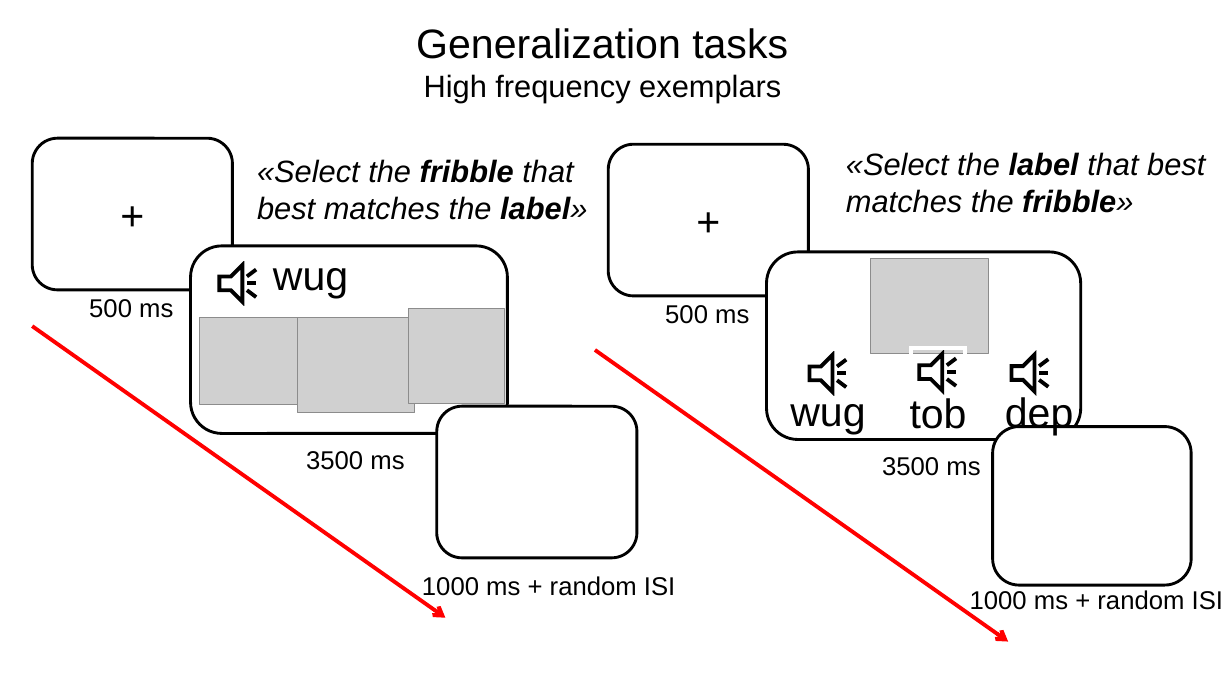
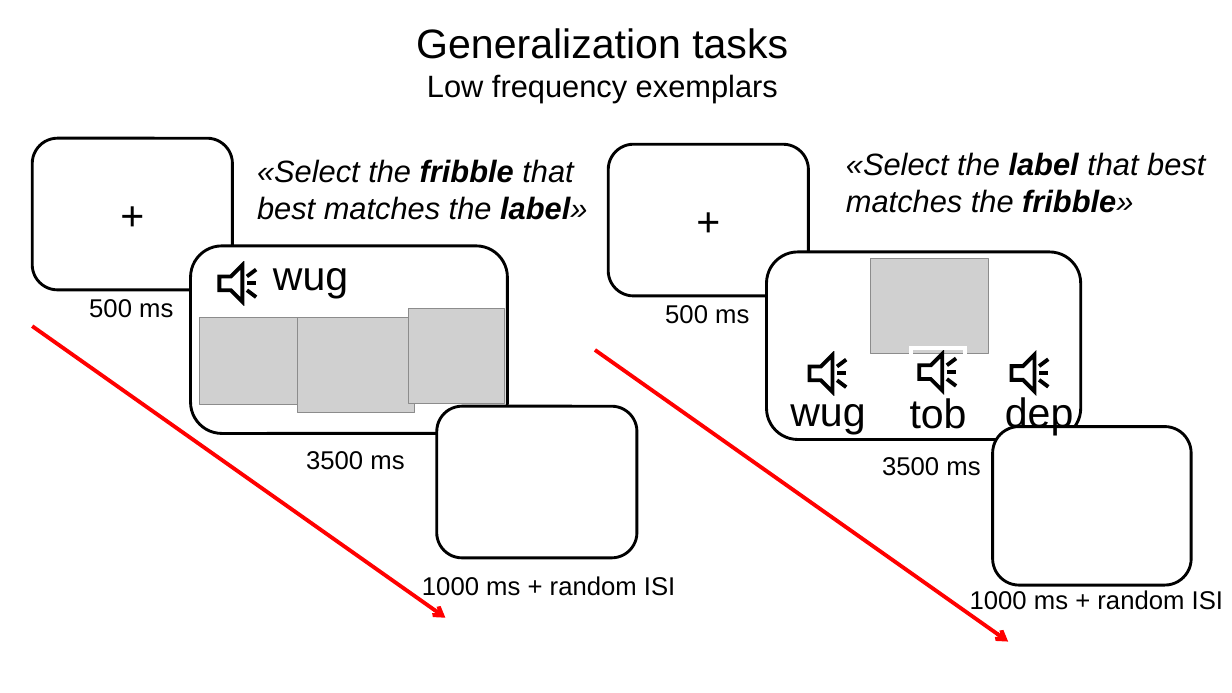
Before and after one commit to n400peanuts/leverhulmeNDL, a slide deck: slide 2 of exp1/script/testing/timelineTesting.pptx. Drawn at 1232x693 pixels with LibreOffice and Linux fonts; fonts in the diff are those of the drawing; grey boxes stand for pictures. Boxes give left, top, right and bottom in pixels: in the first picture for what was removed or moved away, otherwise in the second. Text is boxed around its words. In the diff, an @@ line names an element or a change of style, - is before the commit and + after.

```diff
--- a/exp1/script/testing/timelineTesting.pptx
+++ b/exp1/script/testing/timelineTesting.pptx
@@ text at <box>427,74,778,103</box>: text changed @@
-High frequency exemplars
+Low frequency exemplars
```
Also in this commit, not shown: 1 other slide changed, 3 other files.
